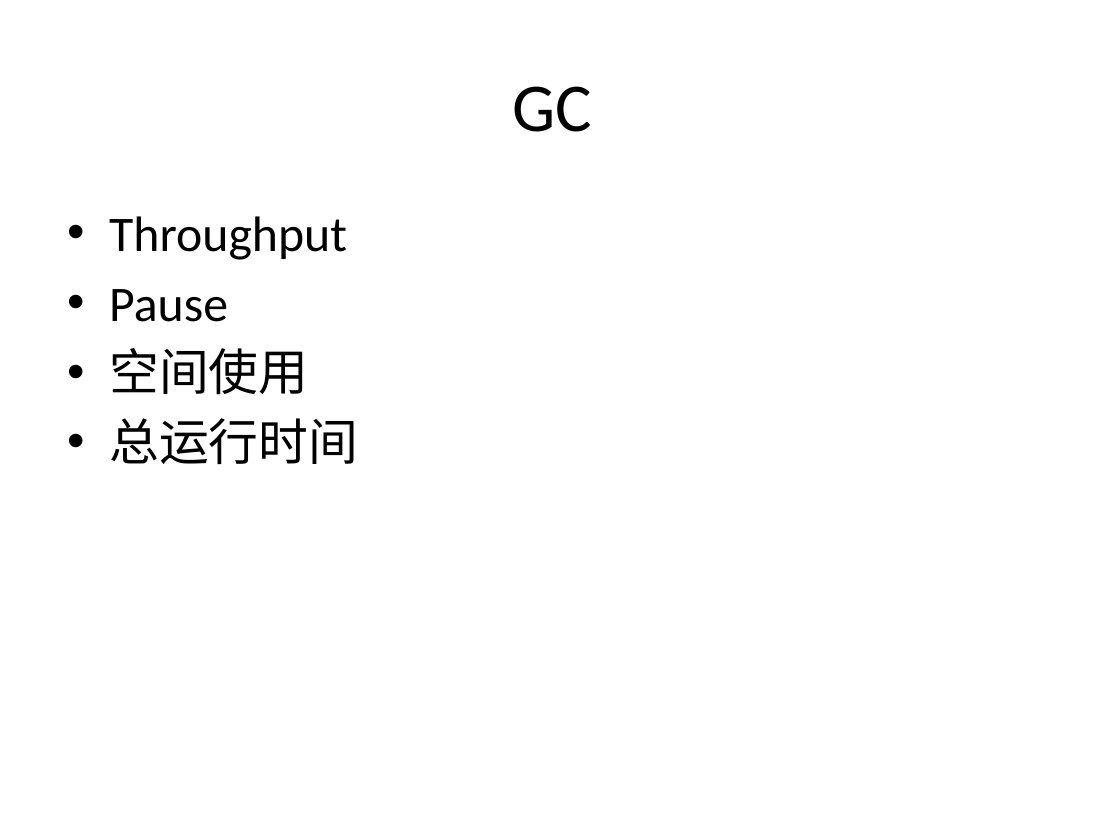
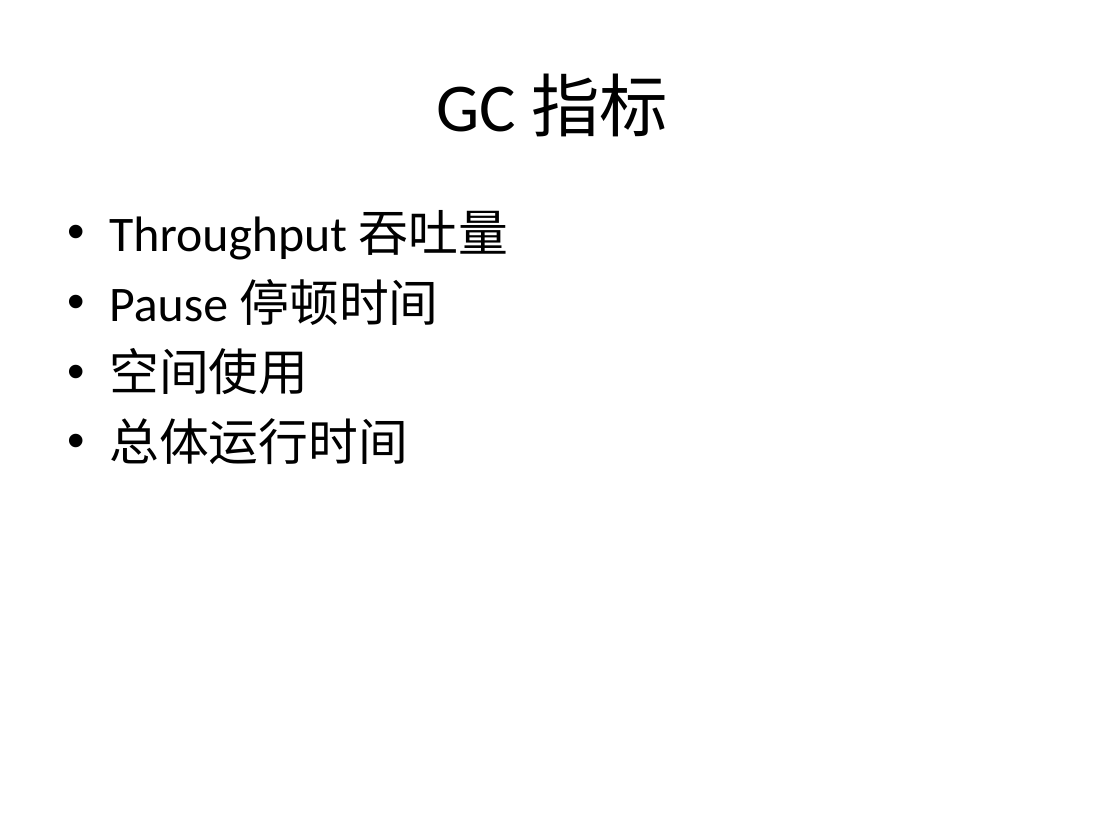
Before and after one commit to cyberdak/gc-hotspotgc, a slide deck: slide 4 of Garbage Collector persent.pptx (slide 6 before the commit). Drawn at 1120x840 pixels with LibreOffice and Linux fonts; fonts in the diff are those of the drawing. Boxes give left, top, right and bottom in pixels: in the first picture for what was removed or moved away, otherwise in the second. Text is boxed around its words. In the diff, an @@ line names an element or a change of style, - is before the commit and + after.

```diff
--- a/Garbage Collector persent.pptx
+++ b/Garbage Collector persent.pptx
@@ title at (436,73,668,137): text changed @@
-GC
+GC 指标
@@ text at (109,210,508,325): text changed @@
-• Throughput
-• Pause
+• Throughput 吞吐量
+• Pause 停顿时间
@@ text at (109,418,408,464): text changed @@
-• 总运行时间
+• 总体运行时间
```
Also in this commit, not shown: 11 other slides changed, 16 slides added, 1 slide removed, 6 other files.
